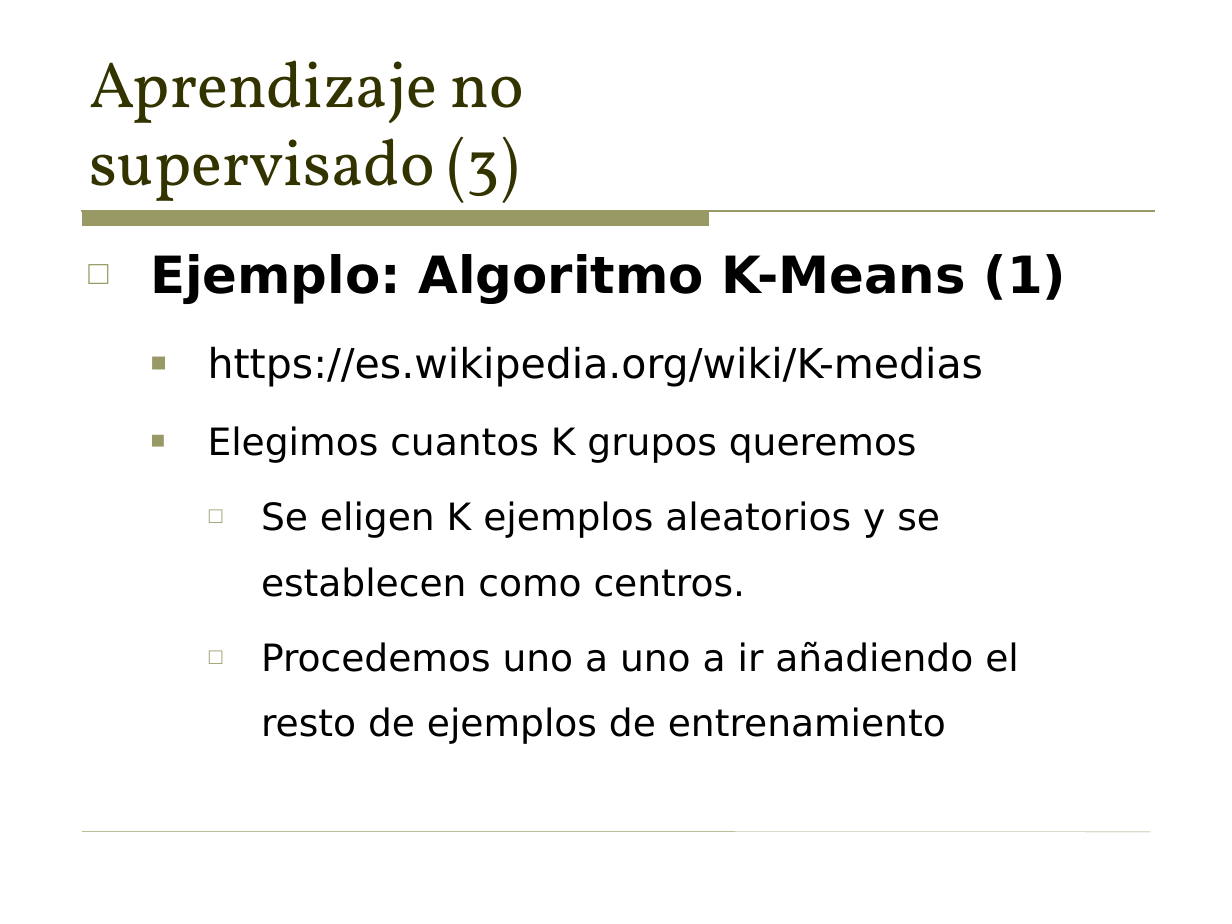
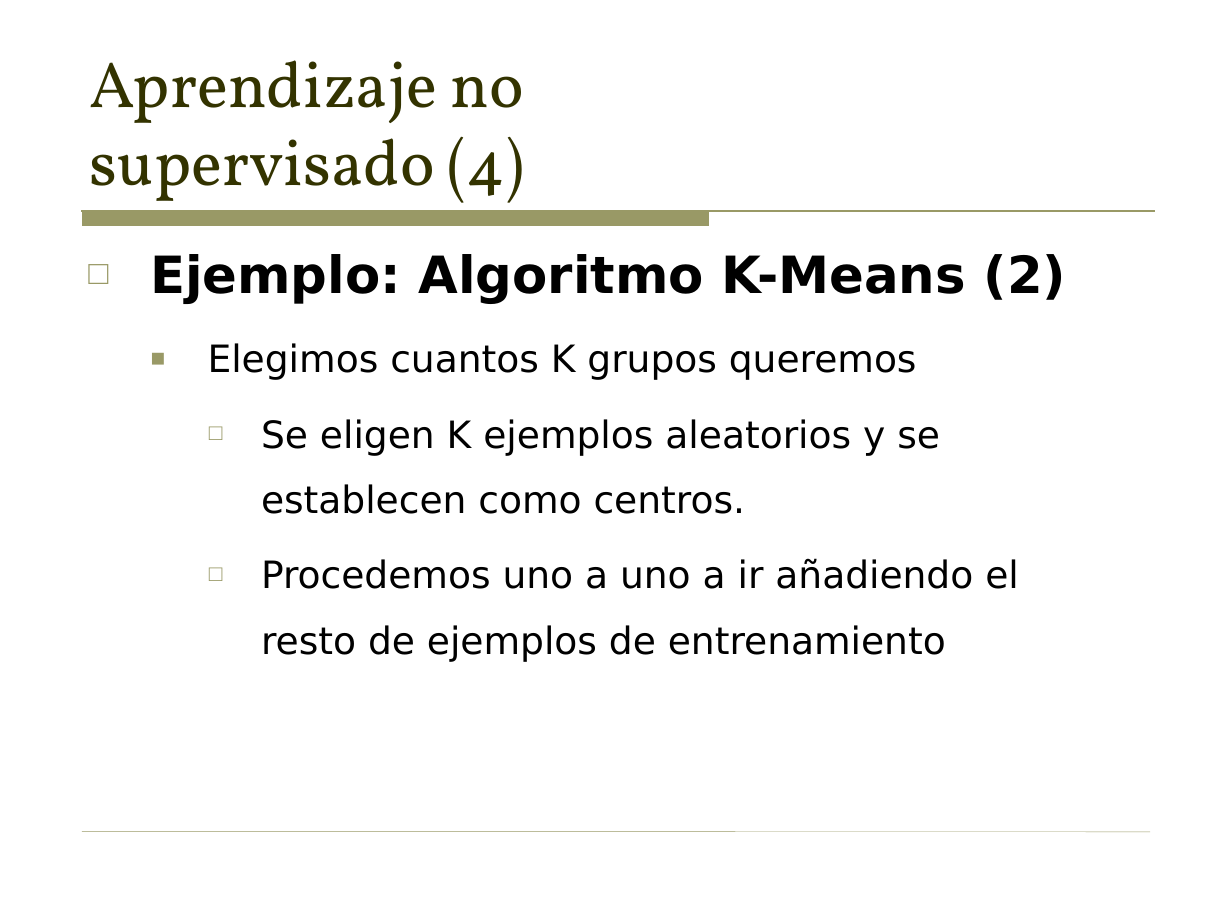
Before and after one commit to sergarb1/TallerAprendizajeAutomaticoPython, a slide deck: slide 30 of Taller - Introduccion al aprendizaje automatico (Supervisado y no supervisado).odp (slide 33 before the commit). Drawn at 1232x924 pixels with LibreOffice and Linux fonts; fonts in the diff are those of the drawing. Boxes give left, top, right and bottom in pixels: in the first picture for what was removed or moved away, otherwise in the second. Text is boxed around its words. In the diff, an @@ line names an element or a change of style, - is before the commit and + after.

```diff
--- a/Taller - Introduccion al aprendizaje automatico (Supervisado y no supervisado).odp
+++ b/Taller - Introduccion al aprendizaje automatico (Supervisado y no supervisado).odp
@@ title at (x1=89, y1=60, x2=525, y2=214): text changed @@
-Aprendizaje no
-supervisado (3)
+Aprendizaje no
+supervisado (4)
@@ text at (x1=150, y1=254, x2=1067, y2=304): text changed; size 24 to 30 pt; bold on @@
-□ Ejemplo: Algoritmo K-Means (1)
-  ■ https://es.wikipedia.org/wiki/K-medias
+□ Ejemplo: Algoritmo K-Means (2)
```
Also in this commit, not shown: 3 other slides changed, 4 slides removed, 11 other files.
